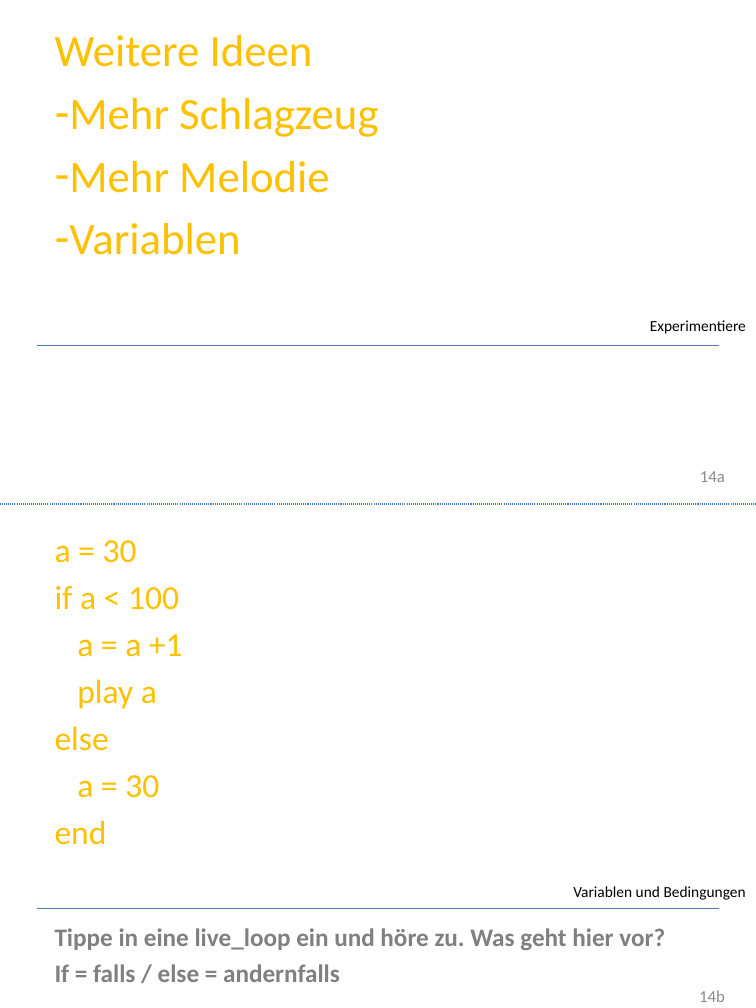
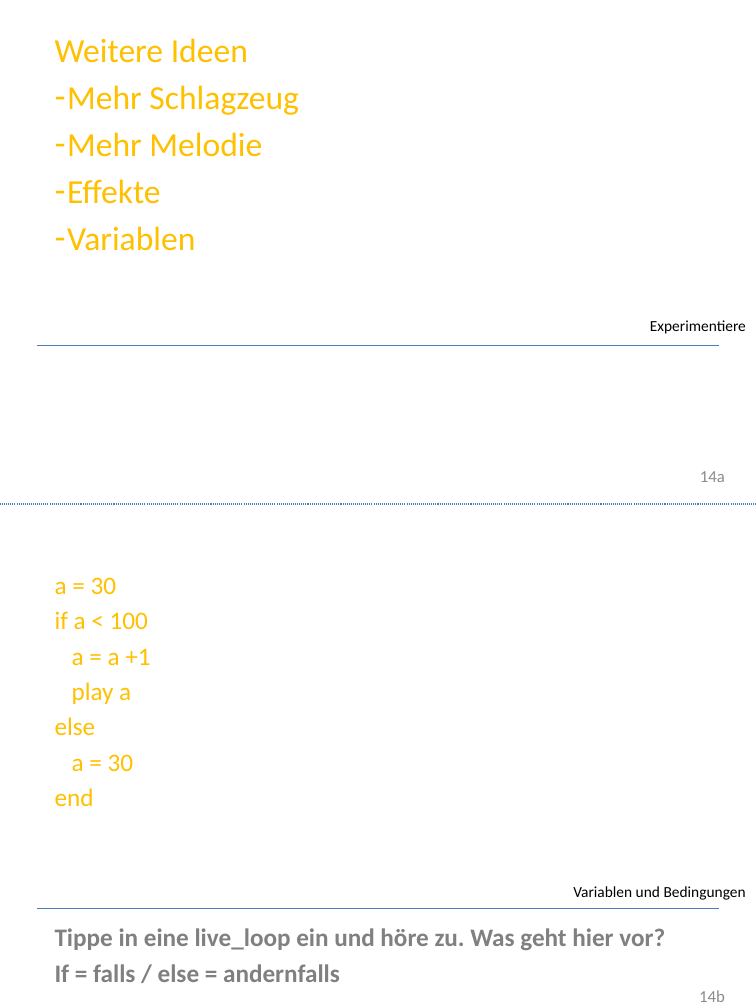
Before and after one commit to Devoxx4KidsDE/SonicPI, a slide deck: slide 14 of documentation/Sonic PI Workshop.pptx. Drawn at 756x1008 pixels with LibreOffice and Linux fonts; fonts in the diff are those of the drawing; background and template pictures are left out. Boxes give left, top, right and bottom in pixels: in the first picture for what was removed or moved away, otherwise in the second. Text is boxed around its words. In the diff, an @@ line names an element or a change of style, - is before the commit and + after.

```diff
--- a/documentation/Sonic PI Workshop.pptx
+++ b/documentation/Sonic PI Workshop.pptx
@@ text at (x1=55, y1=38, x2=299, y2=251): size 32 to 24 pt in "Weitere Ideen", "Mehr Schlagzeug", "Mehr Melodie", "Variablen"; less space between paragraphs @@
@@ text at (x1=67, y1=179, x2=161, y2=204): paragraph added @@
+– Effekte
@@ text "a = 30" moved from (x1=55, y1=540, x2=183, y2=845) to (x1=55, y1=577, x2=150, y2=806) @@
@@ text "a = 30" at (x1=55, y1=577, x2=150, y2=806): size 24 to 18 pt; less space between paragraphs @@
```
Also in this commit, not shown: 11 other slides changed, 2 slides added, 1 slide removed, 4 other files.
